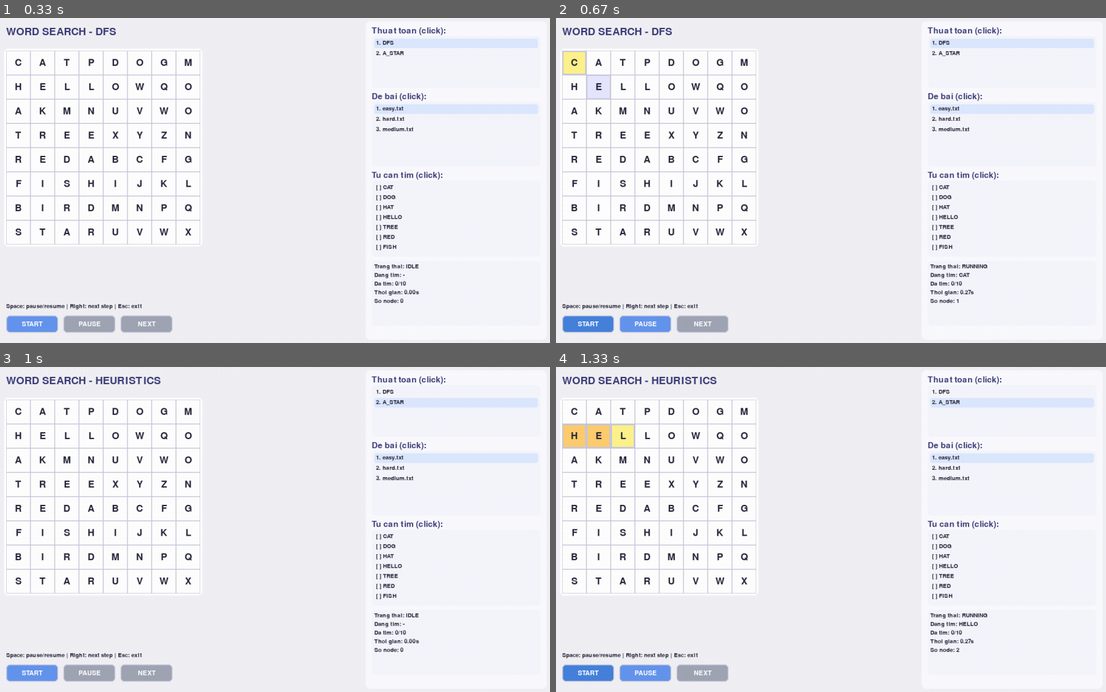
Above: before the commit, frames 1-4 (two rows, left to right).
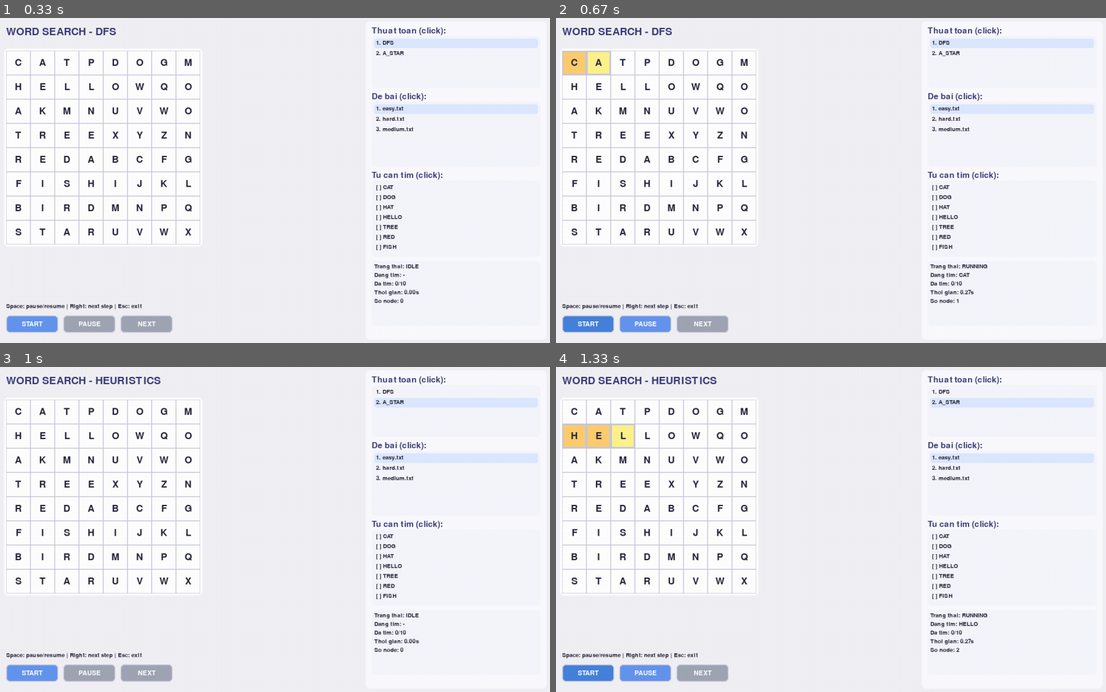
Above: after the commit, the same moments.

Repository: trinh-say-hi/introAI_btl1
Game: pygame game, started from word_search/run_gui.py
Two runs of this game, one before a commit and one after it. Both use one fixed random seed, a clock stepped at 60 frames per second and the inputs below.
Inputs:
- Up to frame 1 (0.33 s): no input
- Up to frame 2 (0.67 s): click "START" at 0.38 s
- Up to frame 3 (1 s): click "2. A_STAR" at 0.72 s
- Up to frame 4 (1.33 s): click "START" at 1.05 s

Frame 1 is identical in both runs. In frame 2, 0.7% of the frame differs, in the area x 1-10%, y 10-25%; in frame 3, nothing differs; in frame 4, nothing differs.

Commit message:
add CI workflow

Diff:
--- a/word_search/Algorithm/DFS.py
+++ b/word_search/Algorithm/DFS.py
@@ -20,7 +20,7 @@
         # 8 hướng: phải, xuống, chéo phải xuống, chéo trái xuống,
         #          trái, lên, chéo trái lên, chéo phải lên
         self.directions = [
-            (0, -1),   # ngang phải
+            (0, 1),   # ngang phải
             (1, 0),   # dọc xuống
             (1, 1),   # chéo phải xuống
             (1, -1),  # chéo trái xuống
--- a/word_search/UI/gui.py
+++ b/word_search/UI/gui.py
@@ -9,8 +9,8 @@
 import time
 import pygame
 
-from grid import Grid
-from solver_registry import get_solver_options
+from UI.grid import Grid
+from UI.solver_registry import get_solver_options
 
 
 class WordSearchGUI:
--- a/word_search/input/hard.txt
+++ b/word_search/input/hard.txt
@@ -11,4 +11,4 @@
 M O D E L V W X Y Z A A
 C O D E C D E F G H I R
 K L M N O P Q R S T U T
-DATA,NEURA,DATASET,TREE,WORK,MODEL,CODE,SMART
+DATA,NEURAL,DATASET,TREE,WORK,MODEL,CODE,SMART
--- a/word_search/run_gui.py
+++ b/word_search/run_gui.py
@@ -8,7 +8,7 @@
 
 sys.path.append(os.path.join(os.path.dirname(__file__), "src"))
 
-from gui import run_gui
+from UI.gui import run_gui
 
 def main():
     input_dir = os.path.join(os.path.dirname(__file__), "input")
--- /dev/null
+++ b/word_search/tests/test_grid_and_solvers.py
@@ -0,0 +1,46 @@
+import os
+import sys
+
+
+CURRENT_DIR = os.path.dirname(__file__)
+PROJECT_ROOT = os.path.abspath(os.path.join(CURRENT_DIR, ".."))
+SRC_DIR = os.path.join(PROJECT_ROOT, "src")
+
+if SRC_DIR not in sys.path:
+    sys.path.append(SRC_DIR)
+
+from grid import Grid
+from word_search_dfs import WordSearchDFS
+from word_search_heuristics import WordSearchHeuristics
+
+
+def _load_easy_grid():
+    grid = Grid()
+    filepath = os.path.join(PROJECT_ROOT, "input", "easy.txt")
+    grid.load_from_file(filepath)
+    return grid
+
+
+def test_load_easy_grid():
+    grid = _load_easy_grid()
+    assert grid.size == 8
+    assert len(grid.words) == 10
+    assert grid.get_cell(0, 0) == "C"
+
+
+def test_dfs_find_word_cat():
+    grid = _load_easy_grid()
+    solver = WordSearchDFS(grid)
+    result = solver.find_word("CAT")
+    assert result is not None
+    assert result["word"] == "CAT"
+    assert len(result["path"]) == 3
+
+
+def test_a_star_find_word_cat():
+    grid = _load_easy_grid()
+    solver = WordSearchHeuristics(grid)
+    result = solver.find_word("CAT")
+    assert result is not None
+    assert result["word"] == "CAT"
+    assert len(result["path"]) == 3
Not shown, added: .github/workflows/word_search_ci.yml
